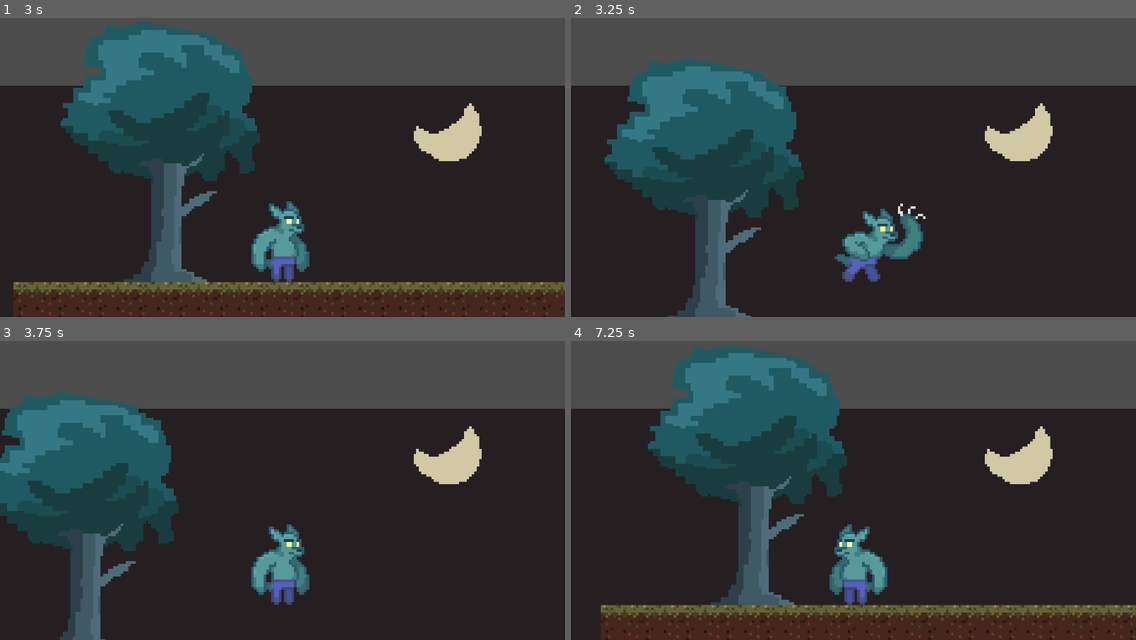
Above: before the commit, frames 1-4 (two rows, left to right).
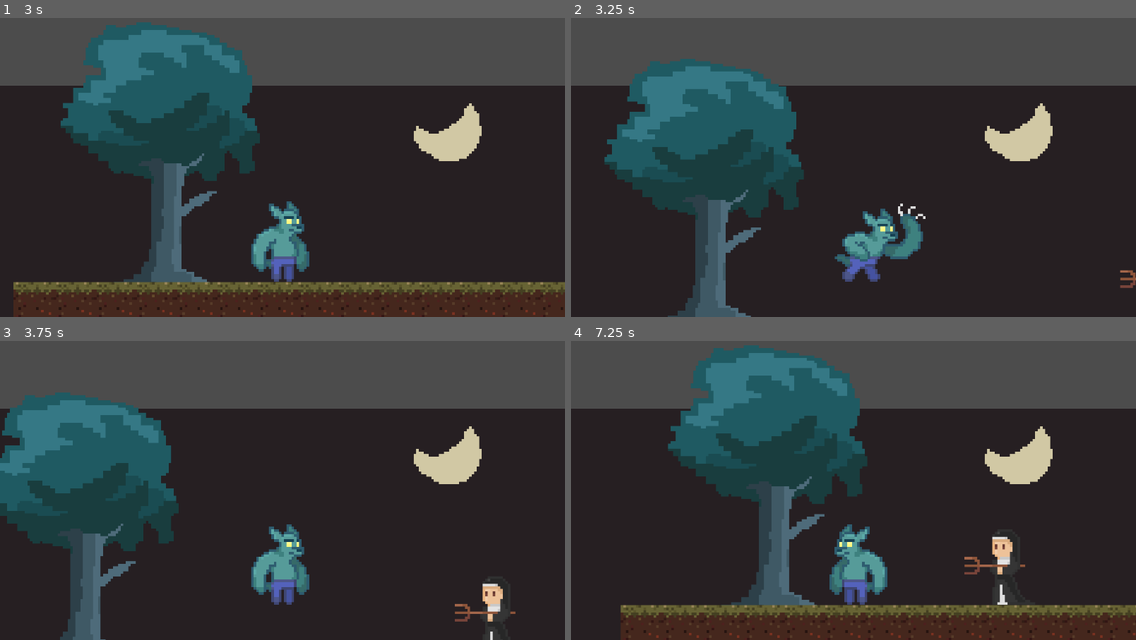
Above: after the commit, the same moments.

Repository: nadiadecar/GGJ2022
Game: Godot game, scene res://Scenes/Principal.tscn
Two runs of this game, one before a commit and one after it. Both use one fixed random seed, a clock stepped at 60 frames per second and the inputs below.
Inputs:
- Up to frame 1 (3 s): hold X (attack) 0.53-1.28 s; hold Right (right) 0.53-2.03 s; tap Z (jump) at 0.77, 1.52 s; tap X (attack) at 1.35, 2.85 s; hold Left (left) 2.03-2.78 s; hold X (attack) 2.03-2.78 s; hold Right (right) from 2.78 s (still down)
- Up to frame 2 (3.25 s): keep holding Right (right); tap Z (jump) at 3.02 s
- Up to frame 3 (3.75 s): keep holding Right (right); hold X (attack) from 3.53 s (still down)
- Up to frame 4 (7.25 s): tap Z (jump) at 3.77, 4.52, 6.02, 6.77 s; release Right (right) at 4.28 s; release X (attack) at 4.28 s; hold Left (left) 4.28-5.03 s; tap X (attack) at 4.35, 5.85 s; hold Right (right) 5.03-5.78 s; hold X (attack) 5.03-5.78 s; hold Left (left) from 5.78 s (still down); hold X (attack) from 6.53 s (still down)

Frame 1 is identical in both runs. In frame 2, less than 0.1% of the frame differs, in the area x 97-100%, y 84-91%; in frame 3, 0.5%; in frame 4, 13%, in the area x 5-100%, y 1-100%.

Commit message:
Se gatilla la animación de daño del enemigo

Diff:
--- a/Scenes/Personajes/Enemy.tscn
+++ b/Scenes/Personajes/Enemy.tscn
@@ -12,6 +12,325 @@
 
 [sub_resource type="CircleShape2D" id=3]
 radius = 19.0
+
+[sub_resource type="Animation" id=7]
+resource_name = "Base-Left"
+step = 1.0
+tracks/0/type = "value"
+tracks/0/path = NodePath("Sprite:texture")
+tracks/0/interp = 1
+tracks/0/loop_wrap = true
+tracks/0/imported = false
+tracks/0/enabled = true
+tracks/0/keys = {
+"times": PoolRealArray( 0 ),
+"transitions": PoolRealArray( 1 ),
+"update": 1,
+"values": [ ExtResource( 3 ) ]
+}
+tracks/1/type = "value"
+tracks/1/path = NodePath("Sprite:scale")
+tracks/1/interp = 1
+tracks/1/loop_wrap = true
+tracks/1/imported = false
+tracks/1/enabled = true
+tracks/1/keys = {
+"times": PoolRealArray( 0 ),
+"transitions": PoolRealArray( 1 ),
+"update": 0,
+"values": [ Vector2( 1, 1 ) ]
+}
+tracks/2/type = "value"
+tracks/2/path = NodePath("Sprite:flip_h")
+tracks/2/interp = 1
+tracks/2/loop_wrap = true
+tracks/2/imported = false
+tracks/2/enabled = true
+tracks/2/keys = {
+"times": PoolRealArray( 0 ),
+"transitions": PoolRealArray( 1 ),
+"update": 1,
+"values": [ true ]
+}
+tracks/3/type = "value"
+tracks/3/path = NodePath("Sprite:frame")
+tracks/3/interp = 1
+tracks/3/loop_wrap = true
+tracks/3/imported = false
+tracks/3/enabled = true
+tracks/3/keys = {
+"times": PoolRealArray( 0 ),
+"transitions": PoolRealArray( 1 ),
+"update": 1,
+"values": [ 0 ]
+}
+
+[sub_resource type="Animation" id=6]
+resource_name = "Base-Right"
+step = 1.0
+tracks/0/type = "value"
+tracks/0/path = NodePath("Sprite:texture")
+tracks/0/interp = 1
+tracks/0/loop_wrap = true
+tracks/0/imported = false
+tracks/0/enabled = true
+tracks/0/keys = {
+"times": PoolRealArray( 0 ),
+"transitions": PoolRealArray( 1 ),
+"update": 1,
+"values": [ ExtResource( 3 ) ]
+}
+tracks/1/type = "value"
+tracks/1/path = NodePath("Sprite:scale")
+tracks/1/interp = 1
+tracks/1/loop_wrap = true
+tracks/1/imported = false
+tracks/1/enabled = true
+tracks/1/keys = {
+"times": PoolRealArray( 0 ),
+"transitions": PoolRealArray( 1 ),
+"update": 0,
+"values": [ Vector2( 1, 1 ) ]
+}
+tracks/2/type = "value"
+tracks/2/path = NodePath("Sprite:flip_h")
+tracks/2/interp = 1
+tracks/2/loop_wrap = true
+tracks/2/imported = false
+tracks/2/enabled = true
+tracks/2/keys = {
+"times": PoolRealArray( 0 ),
+"transitions": PoolRealArray( 1 ),
+"update": 1,
+"values": [ false ]
+}
+tracks/3/type = "value"
+tracks/3/path = NodePath("Sprite:frame")
+tracks/3/interp = 1
+tracks/3/loop_wrap = true
+tracks/3/imported = false
+tracks/3/enabled = true
+tracks/3/keys = {
+"times": PoolRealArray( 0 ),
+"transitions": PoolRealArray( 1 ),
+"update": 1,
+"values": [ 0 ]
+}
+
+[sub_resource type="Animation" id=8]
+resource_name = "Damage-Left"
+loop = true
+step = 0.2
+tracks/0/type = "value"
+tracks/0/path = NodePath("Sprite:flip_h")
+tracks/0/interp = 1
+tracks/0/loop_wrap = true
+tracks/0/imported = false
+tracks/0/enabled = true
+tracks/0/keys = {
+"times": PoolRealArray( 0 ),
+"transitions": PoolRealArray( 1 ),
+"update": 1,
+"values": [ true ]
+}
+tracks/1/type = "value"
+tracks/1/path = NodePath("Sprite:scale")
+tracks/1/interp = 1
+tracks/1/loop_wrap = true
+tracks/1/imported = false
+tracks/1/enabled = true
+tracks/1/keys = {
+"times": PoolRealArray( 0 ),
+"transitions": PoolRealArray( 1 ),
+"update": 0,
+"values": [ Vector2( 1, 1 ) ]
+}
+tracks/2/type = "value"
+tracks/2/path = NodePath("Sprite:texture")
+tracks/2/interp = 1
+tracks/2/loop_wrap = true
+tracks/2/imported = false
+tracks/2/enabled = true
+tracks/2/keys = {
+"times": PoolRealArray( 0 ),
+"transitions": PoolRealArray( 1 ),
+"update": 1,
+"values": [ ExtResource( 3 ) ]
+}
+tracks/3/type = "value"
+tracks/3/path = NodePath("Sprite:frame")
+tracks/3/interp = 1
+tracks/3/loop_wrap = true
+tracks/3/imported = false
+tracks/3/enabled = true
+tracks/3/keys = {
+"times": PoolRealArray( 0, 0.2, 0.4, 0.6, 0.8 ),
+"transitions": PoolRealArray( 1, 1, 1, 1, 1 ),
+"update": 1,
+"values": [ 0, 2, 4, 2, 0 ]
+}
+
+[sub_resource type="Animation" id=9]
+resource_name = "Damage-Right"
+loop = true
+step = 0.2
+tracks/0/type = "value"
+tracks/0/path = NodePath("Sprite:flip_h")
+tracks/0/interp = 1
+tracks/0/loop_wrap = true
+tracks/0/imported = false
+tracks/0/enabled = true
+tracks/0/keys = {
+"times": PoolRealArray( 0 ),
+"transitions": PoolRealArray( 1 ),
+"update": 1,
+"values": [ false ]
+}
+tracks/1/type = "value"
+tracks/1/path = NodePath("Sprite:scale")
+tracks/1/interp = 1
+tracks/1/loop_wrap = true
+tracks/1/imported = false
+tracks/1/enabled = true
+tracks/1/keys = {
+"times": PoolRealArray( 0 ),
+"transitions": PoolRealArray( 1 ),
+"update": 0,
+"values": [ Vector2( 1, 1 ) ]
+}
+tracks/2/type = "value"
+tracks/2/path = NodePath("Sprite:texture")
+tracks/2/interp = 1
+tracks/2/loop_wrap = true
+tracks/2/imported = false
+tracks/2/enabled = true
+tracks/2/keys = {
+"times": PoolRealArray( 0 ),
+"transitions": PoolRealArray( 1 ),
+"update": 1,
+"values": [ ExtResource( 3 ) ]
+}
+tracks/3/type = "value"
+tracks/3/path = NodePath("Sprite:frame")
+tracks/3/interp = 1
+tracks/3/loop_wrap = true
+tracks/3/imported = false
+tracks/3/enabled = true
+tracks/3/keys = {
+"times": PoolRealArray( 0, 0.2, 0.4, 0.6, 0.8 ),
+"transitions": PoolRealArray( 1, 1, 1, 1, 1 ),
+"update": 1,
+"values": [ 0, 2, 4, 2, 0 ]
+}
+
+[sub_resource type="Animation" id=10]
+length = 0.001
+tracks/0/type = "value"
+tracks/0/path = NodePath("Sprite:texture")
+tracks/0/interp = 1
+tracks/0/loop_wrap = true
+tracks/0/imported = false
+tracks/0/enabled = true
+tracks/0/keys = {
+"times": PoolRealArray( 0 ),
+"transitions": PoolRealArray( 1 ),
+"update": 0,
+"values": [ ExtResource( 3 ) ]
+}
+tracks/1/type = "value"
+tracks/1/path = NodePath("Sprite:scale")
+tracks/1/interp = 1
+tracks/1/loop_wrap = true
+tracks/1/imported = false
+tracks/1/enabled = true
+tracks/1/keys = {
+"times": PoolRealArray( 0 ),
+"transitions": PoolRealArray( 1 ),
+"update": 0,
+"values": [ Vector2( 1, 1 ) ]
+}
+tracks/2/type = "value"
+tracks/2/path = NodePath("Sprite:flip_h")
+tracks/2/interp = 1
+tracks/2/loop_wrap = true
+tracks/2/imported = false
+tracks/2/enabled = true
+tracks/2/keys = {
+"times": PoolRealArray( 0 ),
+"transitions": PoolRealArray( 1 ),
+"update": 0,
+"values": [ false ]
+}
+tracks/3/type = "value"
+tracks/3/path = NodePath("Sprite:rotation_degrees")
+tracks/3/interp = 1
+tracks/3/loop_wrap = true
+tracks/3/imported = false
+tracks/3/enabled = true
+tracks/3/keys = {
+"times": PoolRealArray( 0 ),
+"transitions": PoolRealArray( 1 ),
+"update": 0,
+"values": [ 0.0 ]
+}
+tracks/4/type = "value"
+tracks/4/path = NodePath("Sprite:frame")
+tracks/4/interp = 1
+tracks/4/loop_wrap = true
+tracks/4/imported = false
+tracks/4/enabled = true
+tracks/4/keys = {
+"times": PoolRealArray( 0 ),
+"transitions": PoolRealArray( 1 ),
+"update": 0,
+"values": [ 0 ]
+}
+
+[sub_resource type="AnimationNodeAnimation" id=11]
+animation = "Base-Left"
+
+[sub_resource type="AnimationNodeAnimation" id=12]
+animation = "Base-Right"
+
+[sub_resource type="AnimationNodeAnimation" id=13]
+animation = "Damage-Left"
+
+[sub_resource type="AnimationNodeAnimation" id=14]
+animation = "Damage-Right"
+
+[sub_resource type="AnimationNodeStateMachineTransition" id=15]
+
+[sub_resource type="AnimationNodeStateMachineTransition" id=16]
+
+[sub_resource type="AnimationNodeStateMachineTransition" id=17]
+
+[sub_resource type="AnimationNodeStateMachineTransition" id=18]
+
+[sub_resource type="AnimationNodeStateMachineTransition" id=19]
+
+[sub_resource type="AnimationNodeStateMachineTransition" id=20]
+
+[sub_resource type="AnimationNodeStateMachineTransition" id=21]
+
+[sub_resource type="AnimationNodeStateMachineTransition" id=22]
+
+[sub_resource type="AnimationNodeStateMachineTransition" id=23]
+
+[sub_resource type="AnimationNodeStateMachineTransition" id=24]
+
+[sub_resource type="AnimationNodeStateMachine" id=4]
+states/Base-Left/node = SubResource( 11 )
+states/Base-Left/position = Vector2( 372.6, 40.6 )
+states/Base-Right/node = SubResource( 12 )
+states/Base-Right/position = Vector2( 229.4, 123 )
+states/Damage-Left/node = SubResource( 13 )
+states/Damage-Left/position = Vector2( 567.8, 51.8 )
+states/Damage-Right/node = SubResource( 14 )
+states/Damage-Right/position = Vector2( 391, 167 )
+transitions = [ "Base-Right", "Damage-Right", SubResource( 15 ), "Damage-Right", "Base-Right", SubResource( 16 ), "Base-Right", "Base-Left", SubResource( 17 ), "Base-Left", "Base-Right", SubResource( 18 ), "Base-Left", "Damage-Left", SubResource( 19 ), "Damage-Left", "Base-Left", SubResource( 20 ), "Damage-Left", "Base-Right", SubResource( 21 ), "Base-Right", "Damage-Left", SubResource( 22 ), "Damage-Right", "Base-Left", SubResource( 23 ), "Base-Left", "Damage-Right", SubResource( 24 ) ]
+start_node = "Base-Right"
+
+[sub_resource type="AnimationNodeStateMachinePlayback" id=5]
 
 [node name="Enemy" type="KinematicBody2D" groups=["enemy"]]
 script = ExtResource( 2 )
@@ -25,6 +344,7 @@
 shape = SubResource( 1 )
 
 [node name="Area2D" type="Area2D" parent="."]
+visible = false
 
 [node name="CollisionShape2D" type="CollisionShape2D" parent="Area2D"]
 visible = false
@@ -34,19 +354,34 @@
 [node name="trident-right" type="Area2D" parent="."]
 
 [node name="area-right" type="CollisionShape2D" parent="trident-right"]
-position = Vector2( 56, 0 )
+position = Vector2( 71, -11 )
 shape = SubResource( 3 )
 
 [node name="trident-left" type="Area2D" parent="."]
 
 [node name="area-left" type="CollisionShape2D" parent="trident-left"]
-position = Vector2( -56, 0 )
+position = Vector2( -71, -11 )
 shape = SubResource( 3 )
 
 [node name="Timer" type="Timer" parent="."]
+
+[node name="attackedTimer" type="Timer" parent="."]
+
+[node name="AnimationPlayer" type="AnimationPlayer" parent="."]
+anims/Base-Left = SubResource( 7 )
+anims/Base-Right = SubResource( 6 )
+anims/Damage-Left = SubResource( 8 )
+anims/Damage-Right = SubResource( 9 )
+anims/RESET = SubResource( 10 )
+
+[node name="AnimationTree" type="AnimationTree" parent="."]
+tree_root = SubResource( 4 )
+anim_player = NodePath("../AnimationPlayer")
+parameters/playback = SubResource( 5 )
 
 [connection signal="body_entered" from="Area2D" to="." method="_on_Area2D_body_entered"]
 [connection signal="body_exited" from="Area2D" to="." method="_on_Area2D_body_exited"]
 [connection signal="body_entered" from="trident-right" to="." method="_on_tridentright_body_entered"]
 [connection signal="body_entered" from="trident-left" to="." method="_on_tridentleft_body_entered"]
 [connection signal="timeout" from="Timer" to="." method="_on_Timer_timeout"]
+[connection signal="timeout" from="attackedTimer" to="." method="_on_attackedTimer_timeout"]
--- a/Scenes/Personajes/Prota.tscn
+++ b/Scenes/Personajes/Prota.tscn
@@ -986,7 +986,7 @@
 shape = SubResource( 1 )
 
 [node name="attack-right" type="CollisionShape2D" parent="." groups=["wolf-attack"]]
-position = Vector2( 50, 4.5 )
+position = Vector2( 72, 4.5 )
 rotation = -1.5708
 shape = SubResource( 2 )
 disabled = true
@@ -996,8 +996,7 @@
 cast_to = Vector2( 0, 25 )
 
 [node name="attack-left" type="CollisionShape2D" parent="." groups=["wolf-attack"]]
-visible = false
-position = Vector2( -50, 4.5 )
+position = Vector2( -72, 4.5 )
 rotation = 1.5708
 shape = SubResource( 3 )
 disabled = true
--- a/Scenes/Principal.tscn
+++ b/Scenes/Principal.tscn
@@ -270,7 +270,7 @@
 position = Vector2( 126, 252 )
 
 [node name="Enemy-Trident" parent="Characters" instance=ExtResource( 2 )]
-position = Vector2( 2704, 698 )
+position = Vector2( 1798, 497 )
 
 [node name="Ground" type="StaticBody2D" parent="."]
 
--- a/Scripts/Enemy-General.gd
+++ b/Scripts/Enemy-General.gd
@@ -9,9 +9,16 @@
 var SPEED = 200
 var DAMAGE
 var dead = false
+var attacked = false
+var to_right = true
 signal game_over
 
+
 onready var timer = $Timer
+onready var attacked_timer = $attackedTimer
+onready var playback = $AnimationTree.get("parameters/playback")
+
+
 
 func set_damage(dam):
 	DAMAGE = dam
@@ -21,20 +28,41 @@
 	lineal_vel = move_and_slide(lineal_vel, Vector2.UP)
 	lineal_vel.y += GRAVITY * delta
 
+
 	if player:
 		move = position.direction_to(player.position) * SPEED
+		if move.x < 0:
+			to_right = false
+		else: to_right = true
 	else:
 		move = Vector2.ZERO
+
+	if attacked:
+		if to_right:
+			playback.travel("Damage-Right")
+		else:
+			playback.travel("Damage-Left")
+		attacked_timer.set_wait_time(1.0)
+		attacked_timer.start()
+	else:
+		if to_right:
+			playback.travel("Base-Right")
+		else:
+			playback.travel("Base-Left")
 
 	move = move.normalized()
 	move_and_collide(move)
 
+
+
 func recive_damage(damage):
 	HP -= damage
-	print(HP)
+	attacked = true
+	print("Enemy life:" , HP)
 	if HP <= 0:
 		dead = true
 		get_parent().remove_child(self)
+
 
 func _on_Area2D_body_entered(body):
 	if body != self and body.is_in_group("prota"):
--- a/Scripts/Enemy-Gun.gd
+++ b/Scripts/Enemy-Gun.gd
@@ -2,3 +2,5 @@
 
 func _ready():
 	set_damage(400)
+	$AnimationTree.active = true
+	get_node("AnimationPlayer")
--- a/Scripts/Enemy-Trident.gd
+++ b/Scripts/Enemy-Trident.gd
@@ -2,6 +2,8 @@
 
 func _ready():
 	set_damage(200)
+	$AnimationTree.active = true
+	get_node("AnimationPlayer")
 
 
 func _on_tridentright_body_entered(body):
@@ -27,3 +29,7 @@
 func _on_Timer_timeout():
 	timer.stop()
 	damage_prota()
+
+
+func _on_attackedTimer_timeout():
+	attacked = false
Not shown: 1 places in Scenes/Personajes/Enemy.tscn that only renumber resources
